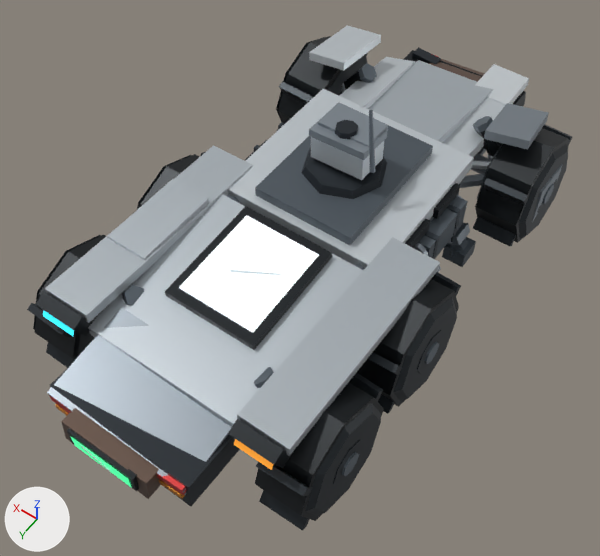
An edit to the glTF model assets/recon-rover-s/lod1/r47xs_recon_rover_d1_lod1.glb, drawn before and after from the same camera.
Before and after are seen from a 50 mm camera at (-2.29, 3.5, 5.35) aimed at (-0.1, 0.44, 0.53). The axes (+X, +Y, +Z) are drawn at lower left. The lights are the same throughout. The older version comes first. Where no turn or scale is listed for an object, it has been applied to the vertices. Vertices at exactly the same position are counted once.

Script lines for the objects in view, before the commit:
```python
me_mesh_13 = bpy.data.meshes.new('Mesh_13')
me_mesh_13.from_pydata(...)  # 120 vertices, 180 faces; spans x -1.01..0.97, y -2.34..-0.89, z -0.29..0.55
me_mesh_13.materials.append(mat_rover_armor_palette)
me_mesh_14 = bpy.data.meshes.new('Mesh_14')
me_mesh_14.from_pydata(...)  # 72 vertices, 108 faces; spans x -0.575..0.575, y 0.978..2.38, z -0.273..0.345
me_mesh_14.materials.append(mat_rover_armor_palette)
me_mesh_15 = bpy.data.meshes.new('Mesh_15')
me_mesh_15.from_pydata(...)  # 172 vertices, 284 faces; spans x -0.99..-0.3, y -0.86..1.91, z -0.22..0.47
me_mesh_15.materials.append(mat_rover_armor_palette)
me_mesh_16 = bpy.data.meshes.new('Mesh_16')
me_mesh_16.from_pydata(...)  # 172 vertices, 284 faces; spans x 0.3..0.99, y -0.86..1.91, z -0.22..0.47
me_mesh_16.materials.append(mat_rover_armor_palette)
me_mesh_20 = bpy.data.meshes.new('Mesh_20')
me_mesh_20.from_pydata(...)  # a box spanning x 0.63..0.97, y 0.54..1.22, z 0.385..0.455
me_mesh_20.materials.append(mat_rover_armor_palette)
ob_debris_fender_pos_x = bpy.data.objects.new('DEBRIS_FENDER_POS_X', me_mesh_20)
ob_debris_fender_pos_x.parent = ob_debris_detachable_group
ob_debris_fender_pos_x.location = (0.0, 0.0, 0.0)
ob_zone_flank_neg_x = bpy.data.objects.new('ZONE_FLANK_NEG_X', me_mesh_15)
ob_zone_flank_neg_x.location = (0.0, 0.0, 0.56)
ob_zone_flank_pos_x = bpy.data.objects.new('ZONE_FLANK_POS_X', me_mesh_16)
ob_zone_flank_pos_x.location = (0.0, 0.0, 0.56)
ob_zone_front_bumper = bpy.data.objects.new('ZONE_FRONT_BUMPER', me_mesh_13)
ob_zone_front_bumper.location = (0.0, 0.0, 0.56)
ob_zone_rear_panel = bpy.data.objects.new('ZONE_REAR_PANEL', me_mesh_14)
ob_zone_rear_panel.location = (0.0, 0.0, 0.56)
# also in view: 'DEBRIS_FLANK_NEG_X' at (-0.76, -0.42, 0.68); 'WHEEL_FR' at (0.98, -1.44, 0.48); 'WHEEL_RL' at (-0.98, 1.44, 0.48); 'CHASSIS_ARMOR_BODY' at (0.0, 0.1, 0.71); 'DEBRIS_SENSOR_VISOR' at (0.0, -0.34, 1.38)
```
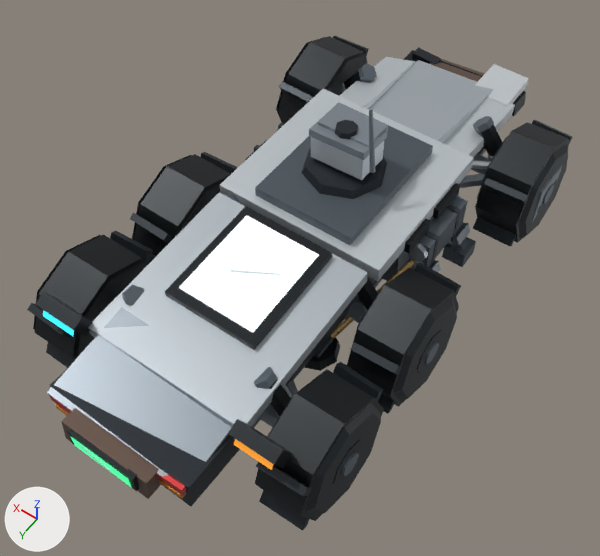
Location of each change, (x1, y1, x2, y2) in pixels of the pictures (600 x 556 px):
'ZONE_FRONT_BUMPER', reshaped (22% narrower, 17% shorter)
    before: (309, 25, 549, 157)
    after: (339, 47, 526, 157)
'DEBRIS_FENDER_POS_X', no longer drawn
    before: (107, 179, 209, 260)
part 1 of me_mesh_13, deleted
    before: (484, 103, 549, 150)
part 2 of me_mesh_13, deleted
    before: (309, 25, 381, 71)
part 3 of me_mesh_15, deleted
    before: (237, 237, 440, 456)
part 4 of me_mesh_16, deleted
    before: (45, 145, 253, 323)
'WHEEL_RR', unchanged, uncovered by the edit
    before: (27, 235, 106, 368)
    after: (27, 231, 153, 368)
'WHEEL_MR', unchanged, uncovered by the edit
    before: (137, 152, 205, 210)
    after: (130, 152, 238, 262)

Diff of the bpy script that builds the scene:
```diff
--- a/assets/recon-rover-s/lod1/r47xs_recon_rover_d1_lod1.glb.py
+++ b/assets/recon-rover-s/lod1/r47xs_recon_rover_d1_lod1.glb.py
@@ me_mesh_13 @@
 # used by ob_zone_front_bumper; location = (0.0, 0.0, 0.56)
-me_mesh_13.from_pydata(...)  # 120 vertices, 180 faces; spans x -1.01..0.97, y -2.34..-0.89, z -0.29..0.55
+me_mesh_13.from_pydata(...)  # 104 vertices, 156 faces; spans x -0.6..0.65, y -2.34..-0.89, z -0.29..0.41
+# me_mesh_13 part 1: the loose piece of 8 vertices spanning x -1.01..-0.59, y -1.79..-1.17, z 0.3..0.54 is deleted
+# me_mesh_13 part 2: the loose piece of 8 vertices spanning x 0.63..0.97, y -1.77..-1.19, z 0.37..0.55 is deleted
 me_mesh_13.materials.append(mat_rover_armor_palette)
@@ me_mesh_15 @@
 # used by ob_zone_flank_neg_x; location = (0.0, 0.0, 0.56)
-me_mesh_15.from_pydata(...)  # 172 vertices, 284 faces; spans x -0.99..-0.3, y -0.86..1.91, z -0.22..0.47
+me_mesh_15.from_pydata(...)  # 164 vertices, 272 faces; spans x -0.97..-0.3, y -0.86..1.91, z -0.22..0.47
+# me_mesh_15 part 3: the loose piece of 8 vertices spanning x -0.99..-0.61, y 0.05..1.79, z 0.32..0.46 is deleted
 me_mesh_15.materials.append(mat_rover_armor_palette)
@@ me_mesh_16 @@
 # used by ob_zone_flank_pos_x; location = (0.0, 0.0, 0.56)
-me_mesh_16.from_pydata(...)  # 172 vertices, 284 faces; spans x 0.3..0.99, y -0.86..1.91, z -0.22..0.47
+me_mesh_16.from_pydata(...)  # 164 vertices, 272 faces; spans x 0.3..0.97, y -0.86..1.91, z -0.22..0.47
+# me_mesh_16 part 4: the loose piece of 8 vertices spanning x 0.61..0.99, y 0.05..1.79, z 0.32..0.46 is deleted
 me_mesh_16.materials.append(mat_rover_armor_palette)
@@ ob_debris_fender_pos_x @@
-ob_debris_fender_pos_x = bpy.data.objects.new('DEBRIS_FENDER_POS_X', me_mesh_20)
+ob_debris_fender_pos_x = bpy.data.objects.new('DEBRIS_FENDER_POS_X', None)
 ob_debris_fender_pos_x.parent = ob_debris_detachable_group
```
